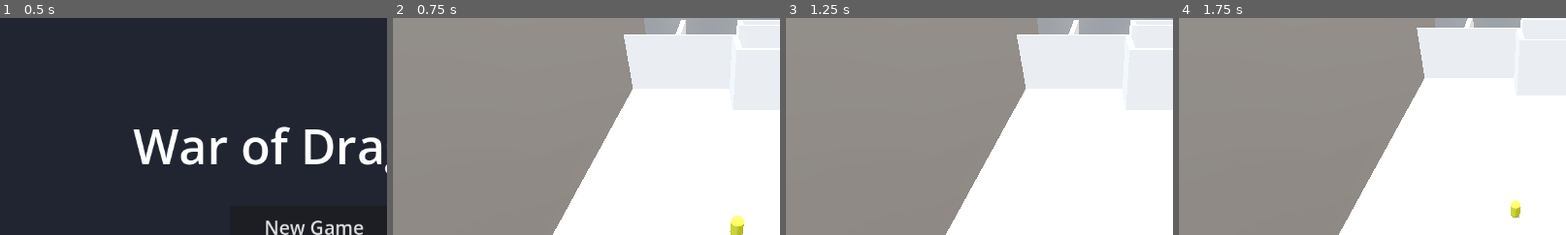
Above: before the commit, frames 1-4 (left to right).
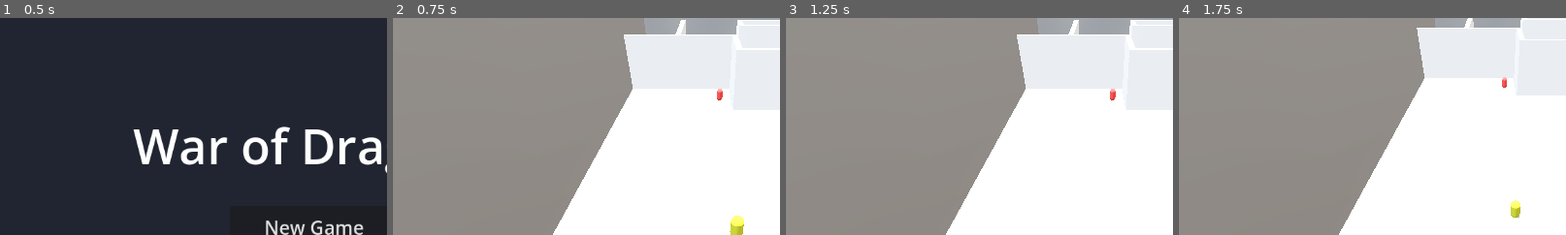
Above: after the commit, the same moments.

Repository: MrSquiggles34/COMP4501PROJECT
Game: Godot game, scene res://scenes/main_menu.tscn
The game is run twice, just before and just after one commit, with the same random seed, the same clock (stepped at 60 frames per second) and the same inputs.
Inputs (mouse positions are % of the whole screen's width and height, from its top left):
- Up to frame 1 (0.5 s): no input
- Up to frame 2 (0.75 s): click "Load Game" at 0.5 s
- Up to frame 3 (1.25 s): no input
- Up to frame 4 (1.75 s): tap Enter at 1.25 s; move the mouse to (72, 45) at 1.27 s; hold S (camera_back) from 1.28 s (still down); click (72, 45) at 1.42 s
The pictures show only the part of the screen within x 9-59%, y 0-50%; the shares and areas given below are measured in that part.

Frame 1 is identical in both runs. In frame 2, less than 0.1% of the frame differs, in the area x 83-86%, y 32-39%; in frame 3, less than 0.1%; in frame 4, less than 0.1%.

Commit message:
game menu added, savefile includes collectibles now

Diff:
--- a/war-of-dragons/project.godot
+++ b/war-of-dragons/project.godot
@@ -51,6 +51,11 @@
 "events": [Object(InputEventMouseButton,"resource_local_to_scene":false,"resource_name":"","device":-1,"window_id":0,"a …(253 unchanged characters)…
 ]
 }
+open_interface={
+"deadzone": 0.2,
+"events": [Object(InputEventKey,"resource_local_to_scene":false,"resource_name":"","device":-1,"window_id":0,"alt_pressed":false,"shift_pressed":false,"ctrl_pressed":false,"meta_pressed":false,"pressed":false,"keycode":0,"physical_keycode":4194305,"key_label":0,"unicode":0,"location":0,"echo":false,"script":null)
+]
+}
 
 [physics]
 
--- a/war-of-dragons/savegame.json
+++ b/war-of-dragons/savegame.json
@@ -1 +1,12 @@
-{"dragon_count":1,"hostile_count":1}
+{
+	"collectibles": [
+		{
+			"name": "Collectible",
+			"pos_x": -30.0,
+			"pos_y": 2.00113964080811,
+			"pos_z": -20.0
+		}
+	],
+	"dragon_count": 1,
+	"hostile_count": 1
+}
--- a/war-of-dragons/scenes/game_state.tscn
+++ b/war-of-dragons/scenes/game_state.tscn
@@ -8,11 +8,61 @@
 [node name="GameState" type="Node3D" unique_id=465853294]
 script = ExtResource("1_ukbay")
 
-[node name="GameInterface" type="Control" parent="." unique_id=246498740]
+[node name="GameInterfaceLayer" type="CanvasLayer" parent="." unique_id=246498740]
+visible = false
+
+[node name="GameInterface" type="Control" parent="GameInterfaceLayer" unique_id=8923485]
 layout_mode = 3
-anchors_preset = 0
-offset_right = 40.0
-offset_bottom = 40.0
+anchors_preset = 15
+anchor_right = 1.0
+anchor_bottom = 1.0
+grow_horizontal = 2
+grow_vertical = 2
+
+[node name="ColorRect" type="ColorRect" parent="GameInterfaceLayer/GameInterface" unique_id=983248324]
+layout_mode = 1
+anchors_preset = 15
+anchor_right = 1.0
+anchor_bottom = 1.0
+grow_horizontal = 2
+grow_vertical = 2
+color = Color(0, 0, 0, 0.6)
+
+[node name="CenterContainer" type="CenterContainer" parent="GameInterfaceLayer/GameInterface" unique_id=5347294]
+layout_mode = 1
+anchors_preset = 15
+anchor_right = 1.0
+anchor_bottom = 1.0
+grow_horizontal = 2
+grow_vertical = 2
+
+[node name="VBoxContainer" type="VBoxContainer" parent="GameInterfaceLayer/GameInterface/CenterContainer" unique_id=262334]
+layout_mode = 2
+theme_override_constants/separation = 20
+
+[node name="TitleLabel" type="Label" parent="GameInterfaceLayer/GameInterface/CenterContainer/VBoxContainer" unique_id=883112]
+layout_mode = 2
+theme_override_font_sizes/font_size = 48
+text = "Game Menu"
+horizontal_alignment = 1
+
+[node name="DragonsLabel" type="Label" parent="GameInterfaceLayer/GameInterface/CenterContainer/VBoxContainer" unique_id=233411]
+layout_mode = 2
+theme_override_font_sizes/font_size = 24
+text = "Dragons: 0"
+horizontal_alignment = 1
+
+[node name="EnemiesLabel" type="Label" parent="GameInterfaceLayer/GameInterface/CenterContainer/VBoxContainer" unique_id=533221]
+layout_mode = 2
+theme_override_font_sizes/font_size = 24
+text = "Enemies: 0"
+horizontal_alignment = 1
+
+[node name="QuitToMenuButton" type="Button" parent="GameInterfaceLayer/GameInterface/CenterContainer/VBoxContainer" unique_id=902315]
+custom_minimum_size = Vector2(250, 50)
+layout_mode = 2
+theme_override_font_sizes/font_size = 24
+text = "Quit to Main Menu"
 
 [node name="PlayerCameraNode" type="Node3D" parent="." unique_id=239011046]
 
@@ -40,3 +90,5 @@
 grow_vertical = 2
 mouse_filter = 2
 script = ExtResource("4_gu6ud")
+
+[connection signal="pressed" from="GameInterfaceLayer/GameInterface/CenterContainer/VBoxContainer/QuitToMenuButton" to="." method="_on_quit_to_menu_button_pressed"]
--- a/war-of-dragons/scripts/Collectible.gd
+++ b/war-of-dragons/scripts/Collectible.gd
@@ -1,14 +1,12 @@
 class_name Collectible
-extends DynamicEntity
-#consider changing type and hierachy in a way that has dragon and hostile as
-#sub entities of character body and the other entities can have their own typing
-#extending from node3D
+extends Entity
 
 var worth
+
 # Called when the node enters the scene tree for the first time.
 func _ready():
-	pass # Replace with function body.
-
+	super._ready()
+	entity_type = EntityType.COLLECTIBLE
 
 # Called every frame. 'delta' is the elapsed time since the previous frame.
 func _process(delta):
--- a/war-of-dragons/scripts/dragon.gd
+++ b/war-of-dragons/scripts/dragon.gd
@@ -117,7 +117,11 @@
 
 		#spawn collectible
 		var collectible = CollectibleScene.instantiate()
-		get_parent().add_child(collectible)
+		var coll_container = get_node_or_null("../../../Collectibles")
+		if coll_container:
+			coll_container.add_child(collectible)
+		else:
+			get_parent().add_child(collectible)
 		collectible.global_position = drop_position #drop collectible at the position of the enemy
 
 		set_state(DragonState.IDLE)
--- a/war-of-dragons/scripts/game_state.gd
+++ b/war-of-dragons/scripts/game_state.gd
@@ -2,6 +2,9 @@
 
 @onready var camera: Camera3D = $PlayerCameraNode/Marker3D/PlayerCamera
 @onready var selection_rect = $SelectionUI/SelectionBox
+@onready var game_interface = $GameInterfaceLayer
+@onready var dragons_label = $GameInterfaceLayer/GameInterface/CenterContainer/VBoxContainer/DragonsLabel
+@onready var enemies_label = $GameInterfaceLayer/GameInterface/CenterContainer/VBoxContainer/EnemiesLabel
 @onready var entities_container = $Map/Entities
 
 #NOTE: Before accessing these arrays, you should call clean_entities()
@@ -12,6 +15,7 @@
 
 # Called when the node enters the scene tree for the first time.
 func _ready() -> void:
+	get_tree().set_auto_accept_quit(false)
 	initialize_game(Global.load_from_save)
 
 func initialize_game(is_loading: bool) -> void:
@@ -52,15 +56,30 @@
 		for i in range(1, all_hostiles.size()):
 			all_hostiles[i].queue_free()
 
+func _notification(what: int) -> void:
+	if what == NOTIFICATION_WM_CLOSE_REQUEST:
+		save_game()
+		if has_node("Map") and $Map.has_method("save_collectibles_sync"):
+			$Map.save_collectibles_sync()
+		get_tree().quit()
+
 func save_game() -> void:
 	# Keep entities array up to date before saving
 	clean_entities()
 	entities = get_all_entities(entities_container)
 
-	var save_data = {
-		"dragon_count": 0,
-		"hostile_count": 0
-	}
+	var save_data = {}
+	if FileAccess.file_exists(save_path):
+		var file_read = FileAccess.open(save_path, FileAccess.READ)
+		if file_read:
+			var text = file_read.get_as_text()
+			file_read.close()
+			var json = JSON.new()
+			if json.parse(text) == OK and typeof(json.data) == TYPE_DICTIONARY:
+				save_data = json.data
+
+	save_data["dragon_count"] = 0
+	save_data["hostile_count"] = 0
 
 	for entity in entities:
 		if not is_instance_valid(entity) or entity.is_queued_for_deletion():
@@ -95,16 +114,20 @@
 
 	var dragons_container = $Map/Entities/DynamicEntity/Dragons
 	var hostiles_container = $Map/Entities/DynamicEntity/Hostiles
+	var collectibles_container = $Map/Entities/Collectibles
 
 	# Clear out existing units before loading
 	for child in dragons_container.get_children():
 		child.queue_free()
 	for child in hostiles_container.get_children():
 		child.queue_free()
+	for child in collectibles_container.get_children():
+		child.queue_free()
 
 	# We need to spawn units. We need the Dragon and Hostile scenes.
 	var dragon_scene = load("res://scenes/dragon.tscn")
 	var hostile_scene = load("res://scenes/hostile.tscn")
+	var collectible_scene = load("res://scenes/collectible.tscn")
 
 	if save_data.has("dragon_count"):
 		var count = save_data["dragon_count"]
@@ -126,9 +149,43 @@
 			var col = i % 5
 			new_hostile.global_position = Vector3(col * 2.0 - 4.0, 6, -10.0 - row * 2.0)
 
+	if save_data.has("collectibles"):
+		for c_data in save_data["collectibles"]:
+			var new_collectible = collectible_scene.instantiate()
+			collectibles_container.add_child(new_collectible)
+			new_collectible.global_position = Vector3(c_data["pos_x"], c_data["pos_y"], c_data["pos_z"])
+
 # Called every frame. 'delta' is the elapsed time since the previous frame.
 func _process(delta: float) -> void:
 	pass
+
+func _unhandled_key_input(event: InputEvent) -> void:
+	if event.is_action_pressed("open_interface"):
+		game_interface.visible = not game_interface.visible
+		if game_interface.visible:
+			_update_interface_stats()
+
+func _update_interface_stats() -> void:
+	clean_entities()
+	entities = get_all_entities(entities_container)
+
+	var d_count = 0
+	var h_count = 0
+	for entity in entities:
+		if is_instance_valid(entity) and not entity.is_queued_for_deletion():
+			if entity.entity_type == Entity.EntityType.DRAGON:
+				d_count += 1
+			elif entity.entity_type == Entity.EntityType.HOSTILE:
+				h_count += 1
+
+	dragons_label.text = "Dragons: " + str(d_count)
+	enemies_label.text = "Enemies: " + str(h_count)
+
+func _on_quit_to_menu_button_pressed() -> void:
+	save_game()
+	if has_node("Map") and $Map.has_method("save_collectibles_sync"):
+		$Map.save_collectibles_sync()
+	get_tree().change_scene_to_file("res://scenes/main_menu.tscn")
 
 func get_all_entities(node: Node) -> Array[Entity]:
 	var result: Array[Entity] = []
--- a/war-of-dragons/scripts/map_system.gd
+++ b/war-of-dragons/scripts/map_system.gd
@@ -1,11 +1,52 @@
 extends Node
 
+var save_path := "res://savegame.json"
+var save_timer: Timer
 
-# Called when the node enters the scene tree for the first time.
 func _ready() -> void:
-	pass # Replace with function body.
+	save_timer = Timer.new()
+	save_timer.wait_time = 60.0
+	save_timer.autostart = true
+	save_timer.timeout.connect(save_collectibles_async)
+	add_child(save_timer)
 
-
-# Called every frame. 'delta' is the elapsed time since the previous frame.
 func _process(delta: float) -> void:
 	pass
+
+func save_collectibles_async() -> void:
+	var col_data = _gather_collectibles()
+	WorkerThreadPool.add_task(_write_collectibles.bind(col_data), true)
+
+func save_collectibles_sync() -> void:
+	var col_data = _gather_collectibles()
+	_write_collectibles(col_data)
+
+func _gather_collectibles() -> Array:
+	var data = []
+	if has_node("Entities/Collectibles"):
+		for c in $Entities/Collectibles.get_children():
+			data.append({
+				"name": c.name,
+				"pos_x": c.global_position.x,
+				"pos_y": c.global_position.y,
+				"pos_z": c.global_position.z
+			})
+	return data
+
+func _write_collectibles(col_data: Array) -> void:
+	var existing_data = {}
+	if FileAccess.file_exists(save_path):
+		var file_read = FileAccess.open(save_path, FileAccess.READ)
+		if file_read:
+			var text = file_read.get_as_text()
+			file_read.close()
+			var json = JSON.new()
+			if json.parse(text) == OK and typeof(json.data) == TYPE_DICTIONARY:
+				existing_data = json.data
+
+	existing_data["collectibles"] = col_data
+
+	var file_write = FileAccess.open(save_path, FileAccess.WRITE)
+	if file_write:
+		file_write.store_string(JSON.stringify(existing_data))
+		file_write.close()
